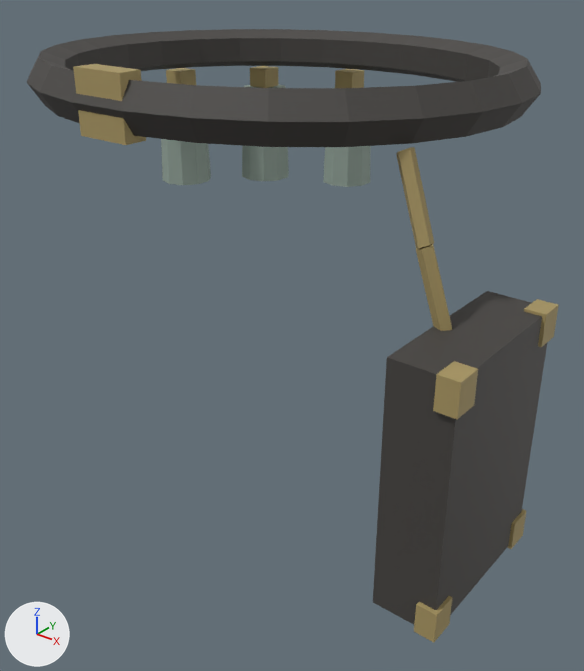
The FBX model Assets/Resources/Wear/Skeleton/SinBelt.fbx: old version first, new version second.
Both versions are drawn from a camera (50 mm lens) standing at (0.213, -0.257, 0.651) and looking at (0.015, -0.009, 0.497). The axes (+X, +Y, +Z) are drawn at lower left. The lights are the same throughout. The picture after the commit comes second.

Names of what the first picture shows: 'SinBelt'.
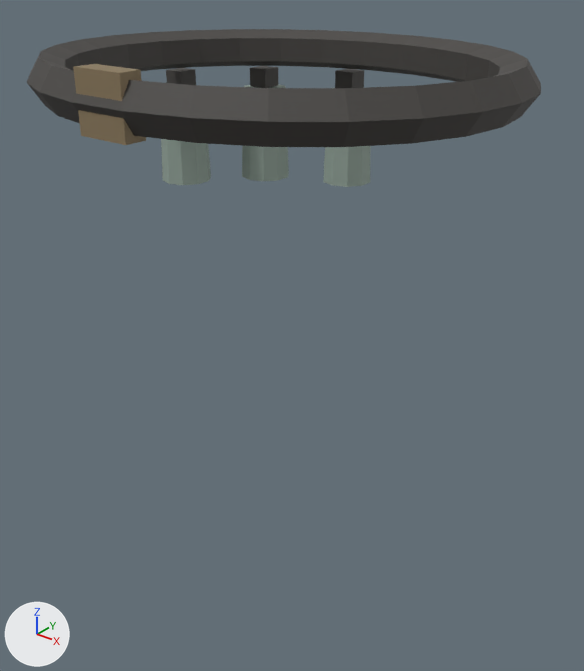
Boxes (x1, y1, x2, y2) around the edits, measured in the pictures (584 x 671 px):
'SinBelt', reshaped (74% shorter): before (27, 29, 559, 642); after (27, 29, 541, 187)
part 1 of me_sinbelt, deleted: before (373, 147, 559, 642)
part 2 of me_sinbelt, recoloured (darker): (166, 66, 364, 88) in both
part 3 of me_sinbelt, recoloured (yellow to brown): (73, 64, 146, 145) in both

The edits, one by one:
Material 'Bronze' (mat_bronze) is new.
Its base color is (0.255, 0.19, 0.105) (brown #8a795b).
Its roughness is 0.66.
me_sinbelt is used by ob_sinbelt; location (0.0, 0.0, 0.0).
me_sinbelt had 282 vertices, 234 faces and spanned x -0.107..0.127, y -0.09..0.103, z 0.443..0.615.
me_sinbelt now has 222 vertices, 190 faces and spans x -0.107..0.103, y -0.09..0.103, z 0.538..0.615.
me_sinbelt part 1: 7 loose pieces with 60 vertices, spanning x 0.083..0.127, y -0.074..-0.005, z 0.443..0.595, are deleted.
me_sinbelt part 2: 18 faces spanning x -0.1..-0.022, y 0.034..0.095, z 0.585..0.594 switch from mat_gold (yellow #aa9763) to mat_dark (dark grey #45423f).
me_sinbelt part 3: 6 faces spanning x -0.011..0.011, y -0.089..-0.08, z 0.593..0.615 switch from mat_gold (yellow #aa9763) to mat_bronze (brown #8a795b).
